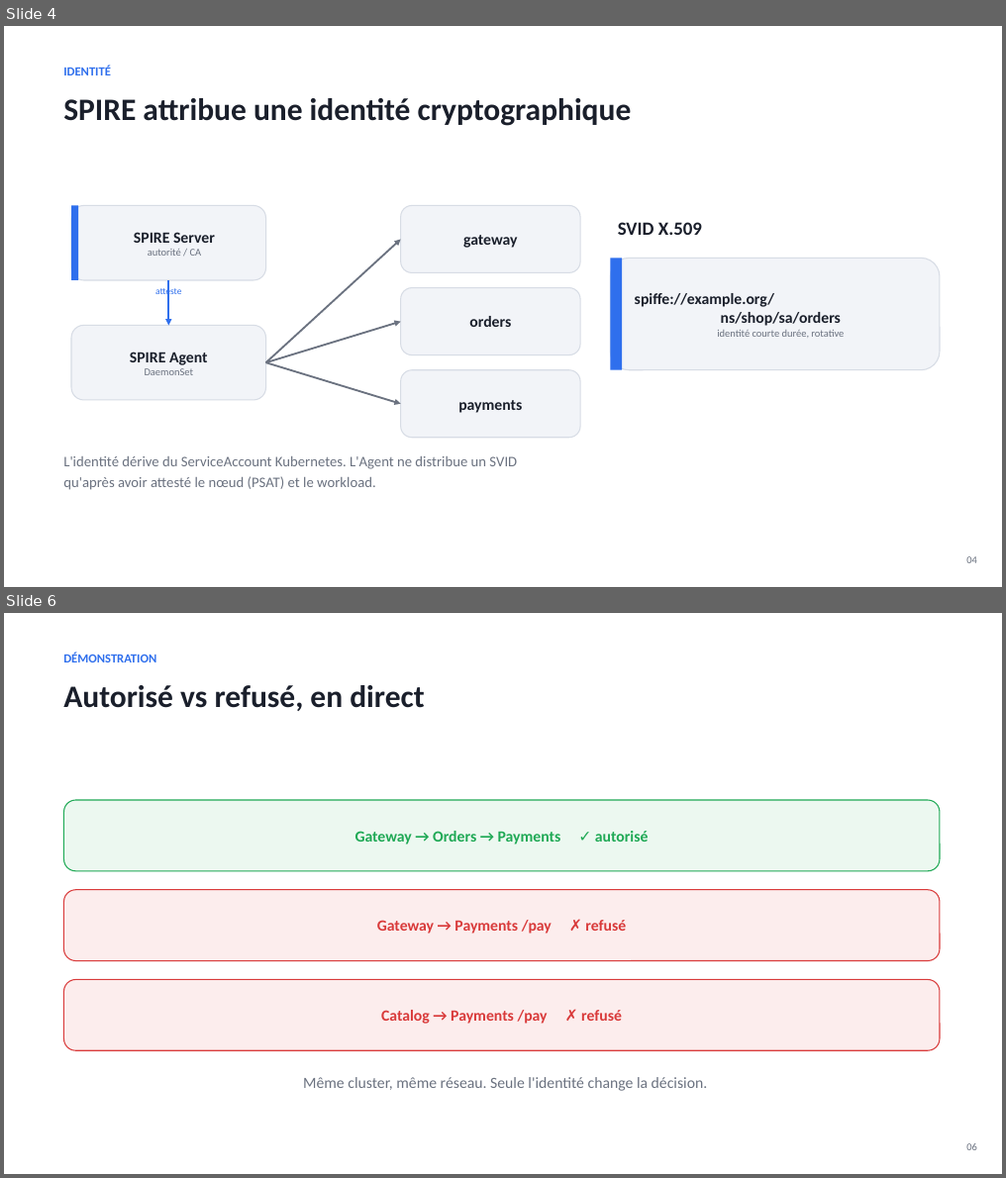
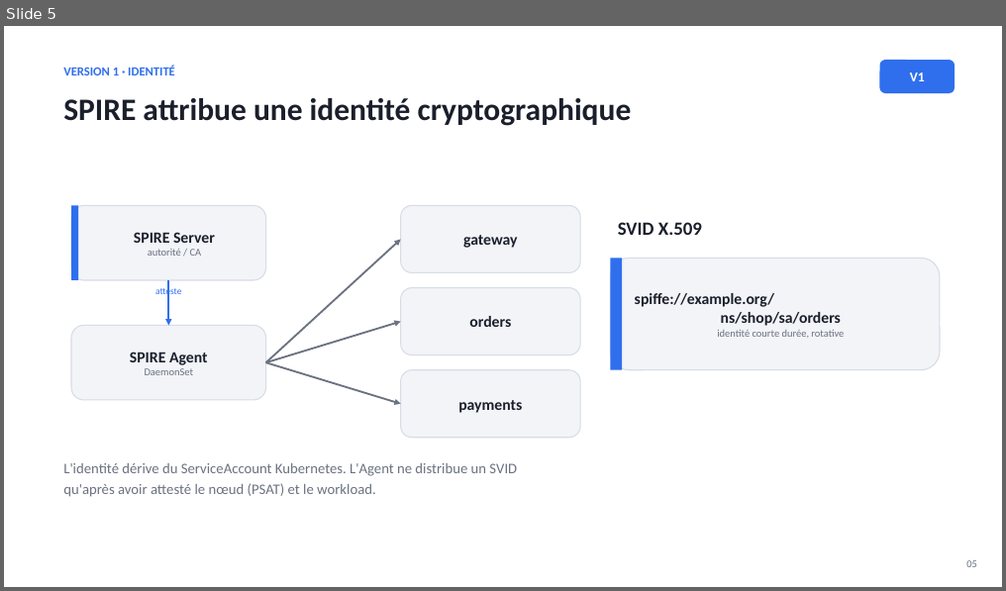
Before and after one commit to Sipixer/SPIRE-DevSecOps, a slide deck: slides/SPIRE-Zero-Trust.pptx. Shown one above the other, each under a label of ours: slides 4 and 6 before the commit, slide 5 after it; the slides between them are not shown. The pictures are 1006x1178 and 1006x591 pixels, drawn with LibreOffice and Linux fonts; fonts in the diff are those of the drawing. Boxes give left, top, right and bottom in pixels: in the first picture for what was removed or moved away, otherwise in the second. Text is boxed around its words. In the diff, an @@ line names an element or a change of style, - is before the commit and + after.

Commit message:
slides: deck réécrit en narratif d'évolution v1 -> v2
- 11 -> 17 slides. Fil rouge : le zero-trust (2 principes) porté
  différemment par les 2 versions.
- V1 (SPIRE manuel) : identité SVID, mTLS+policy en code, Envoy manuel,
  puis une slide 'limites' (charnière).
- V2 (Istio) : bascule (l'app -> le mesh), AuthorizationPolicy déclaratives,
  le 403 démontré, Kiali observable.
- slide comparaison v1 vs v2 (identité/mTLS/autz/observabilité).
- slide accès zero-trust : JIT SSH + Cloudflare Tunnel/Access.
- infra à jour (Istio au lieu de SPIRE dans les slides plateforme/CI).

```diff
--- a/slides/SPIRE-Zero-Trust.pptx
+++ b/slides/SPIRE-Zero-Trust.pptx
@@ slide 6 removed at bbox=[4, 613, 1002, 1174], background #FFFFFF @@
@@ text removed at bbox=[63, 652, 156, 663] @@
-DÉMONSTRATION
@@ text removed at bbox=[63, 685, 424, 711] @@
-Autorisé vs refusé, en direct
@@ rounded rectangle removed at bbox=[63, 800, 940, 871] @@
-Gateway → Orders → Payments ✓ autorisé
@@ rounded rectangle removed at bbox=[63, 890, 940, 961] @@
-Gateway → Payments /pay ✗ refusé
@@ rounded rectangle removed at bbox=[63, 980, 940, 1051] @@
-Catalog → Payments /pay ✗ refusé
@@ text removed at bbox=[303, 1077, 708, 1091] @@
-Même cluster, même réseau. Seule l'identité change la décision.
@@ text removed at bbox=[966, 1144, 977, 1151] @@
-06
@@ what was slide 4 is now slide 5 @@
@@ slide 5 changed as well @@
@@ text at bbox=[63, 65, 175, 76]: text changed @@
-IDENTITÉ
+VERSION 1 · IDENTITÉ
@@ rounded rectangle added at bbox=[880, 60, 954, 93], fill #2F6FED, 13 pt, text #FFFFFF, bold @@
+V1
@@ text "L'identité dérive du ServiceAccount Kubernetes. ...": place and size @@
-text "L'identité dérive du ServiceAccount Kubernetes. ..." at bbox=[63, 457, 517, 490]
+text "L'identité dérive du ServiceAccount Kubernetes. ..." at bbox=[63, 464, 517, 497]
@@ text removed at bbox=[966, 557, 977, 564] @@
-04
@@ text added at bbox=[966, 561, 977, 568], 10 pt, text #6B7280 @@
+05
```
Also in this commit, not shown: 7 other slides changed, 9 slides added, 2 other slides removed, 1 other file.
